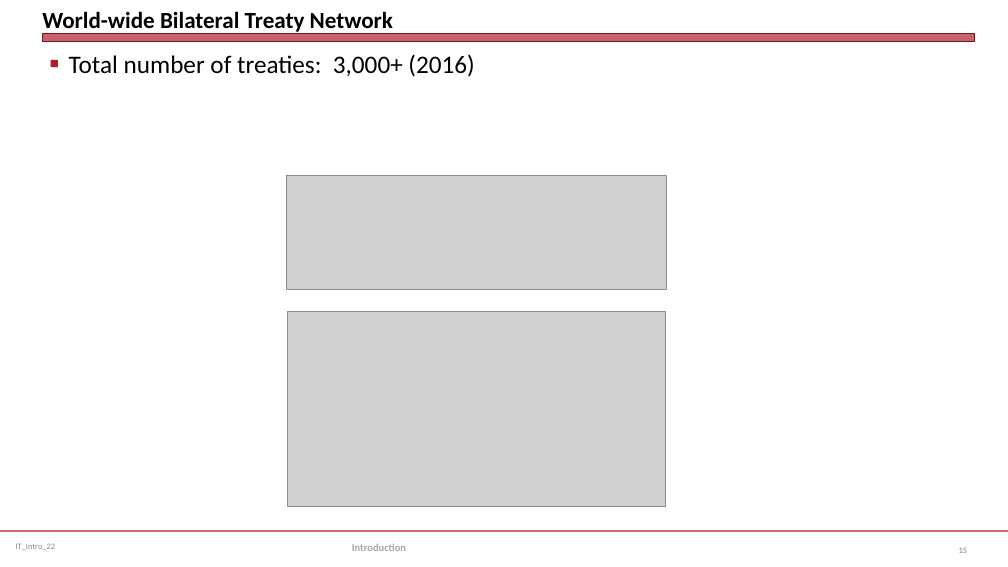
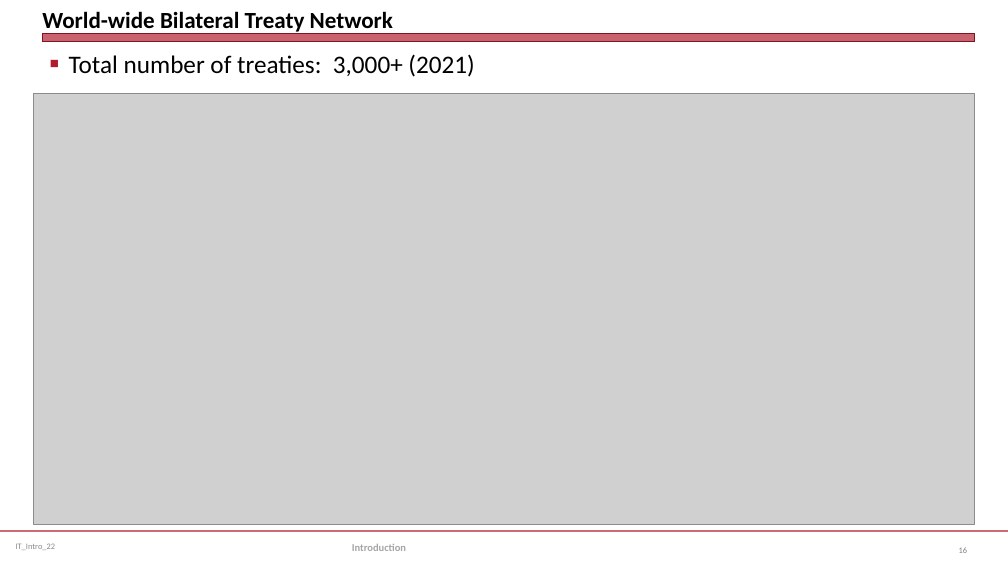
Before and after one commit to jmc877/International-Tax, a slide deck: slide 16 of slides/IT_Intro_22.pptx (slide 15 before the commit). Drawn at 1008x567 pixels with LibreOffice and Linux fonts; fonts in the diff are those of the drawing; grey boxes stand for pictures. Boxes give left, top, right and bottom in pixels: in the first picture for what was removed or moved away, otherwise in the second. Text is boxed around its words. In the diff, an @@ line names an element or a change of style, - is before the commit and + after.

```diff
--- a/slides/IT_Intro_22.pptx
+++ b/slides/IT_Intro_22.pptx
@@ text at (69,54,474,77): text changed @@
-■ Total number of treaties: 3,000+ (2016)
+■ Total number of treaties: 3,000+ (2021)
@@ picture added at (33,94,975,525) @@
@@ picture removed at (286,175,666,290) @@
@@ picture removed at (287,312,665,507) @@
```
Also in this commit, not shown: 6 other slides changed, 1 slide added, 1 other file.
